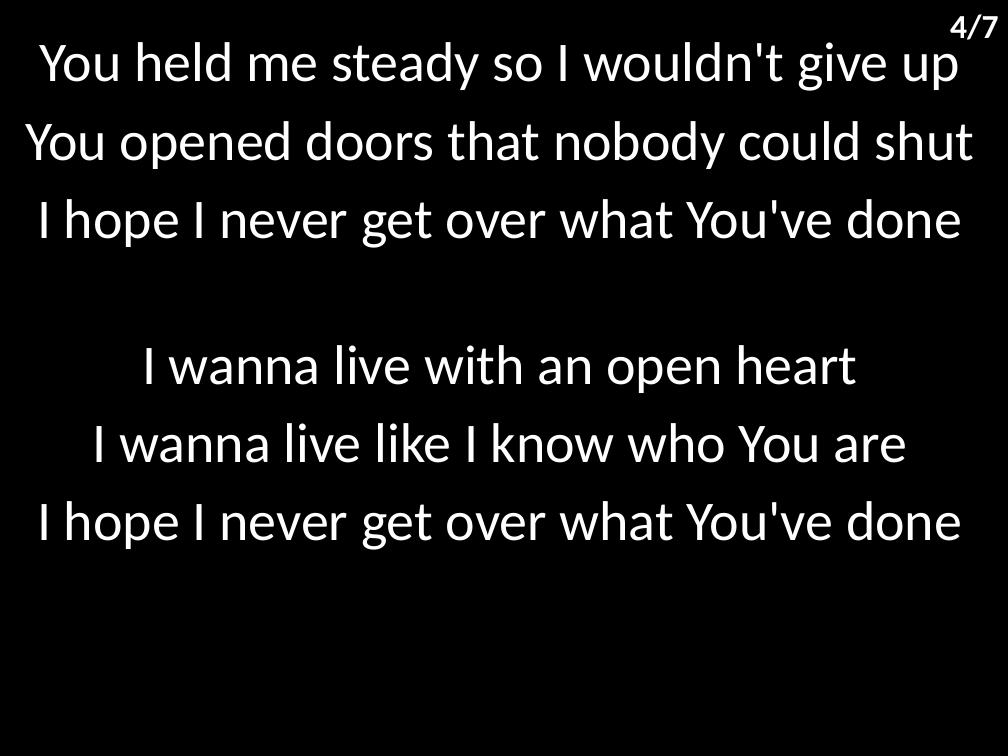
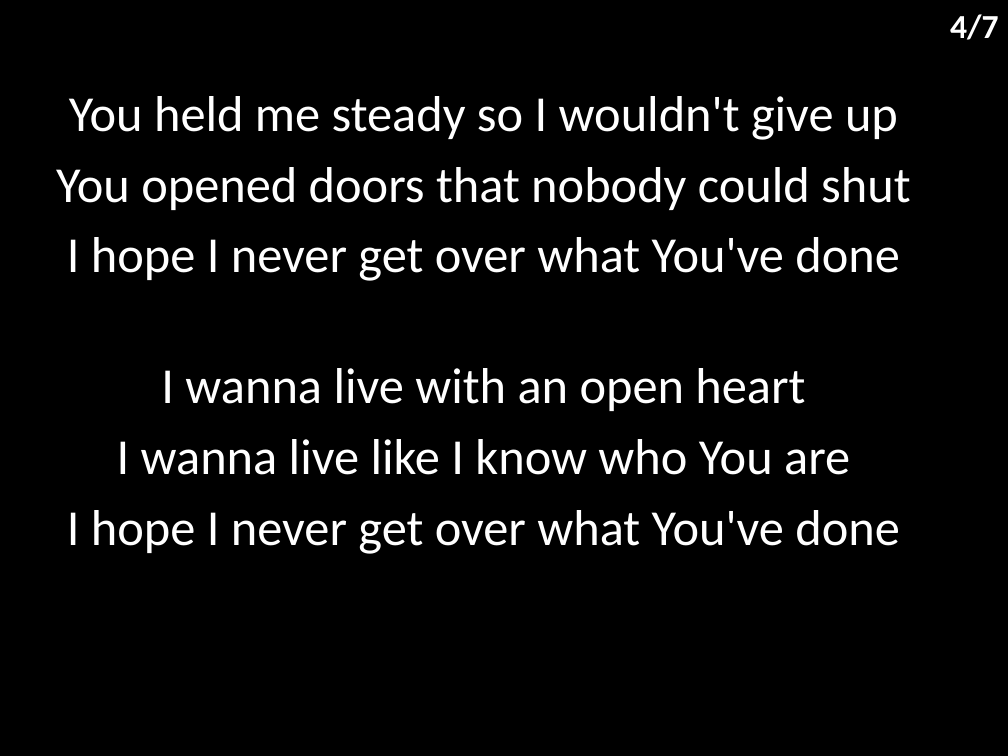
Before and after one commit to hoo-are-ya/worship, a slide deck: slide 5 of docs/songs/million little miracles.pptx. Drawn at 1008x756 pixels with LibreOffice and Linux fonts; fonts in the diff are those of the drawing. Boxes give left, top, right and bottom in pixels: in the first picture for what was removed or moved away, otherwise in the second. Text is boxed around its words. In the diff, an @@ line names an element or a change of style, - is before the commit and + after.

```diff
--- a/docs/songs/million little miracles.pptx
+++ b/docs/songs/million little miracles.pptx
@@ subtitle "You held me steady so ...": place and size @@
-subtitle "You held me steady so ..." at box(25, 42, 974, 550)
+subtitle "You held me steady so ..." at box(56, 96, 910, 554)
@@ subtitle "You held me steady so ..." at box(56, 96, 910, 554): size 40 to 36 pt @@
```
Also in this commit, not shown: 6 other slides changed, 6 other files.
